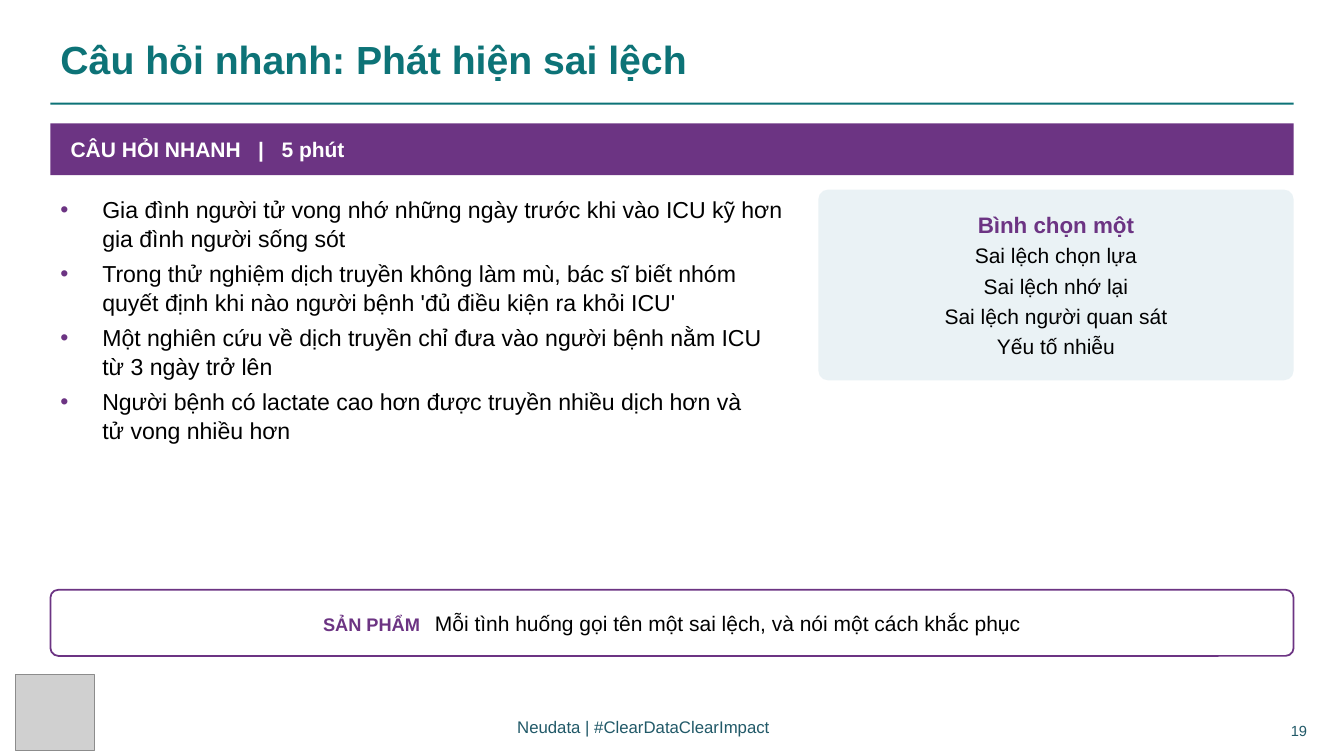
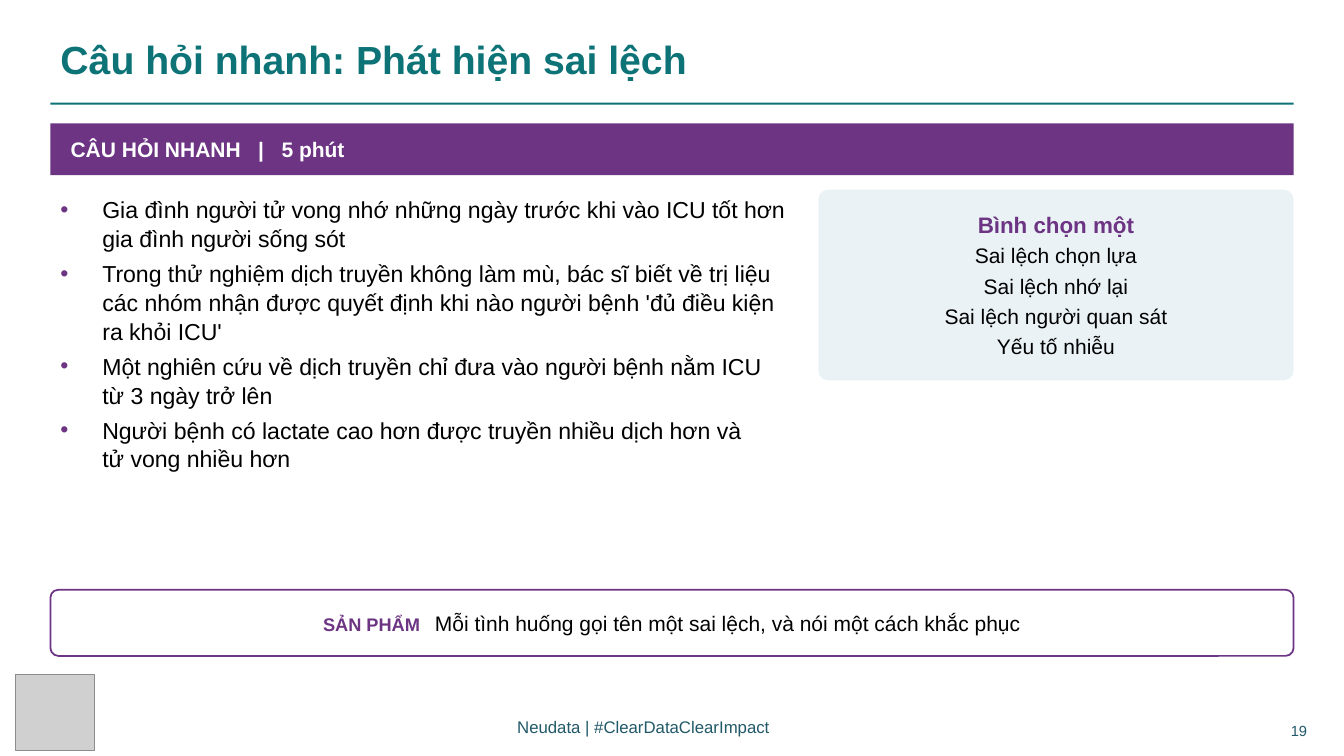
Before and after one commit to neu-data/FoundationsofClinicalResearch, a slide deck: slide 19 of vi/files/slides/Session_4_VN.pptx. Drawn at 1344x756 pixels with LibreOffice and Linux fonts; fonts in the diff are those of the drawing; grey boxes stand for pictures. Boxes give left, top, right and bottom in pixels: in the first picture for what was removed or moved away, otherwise in the second. Text is boxed around its words. In the diff, an @@ line names an element or a change of style, - is before the commit and + after.

```diff
--- a/vi/files/slides/Session_4_VN.pptx
+++ b/vi/files/slides/Session_4_VN.pptx
@@ text at (x1=102, y1=200, x2=785, y2=341): text changed @@
-• Gia đình người tử vong nhớ những ngày trước khi vào ICU kỹ hơn gia đình người sống sót
-• Trong thử nghiệm dịch truyền không làm mù, bác sĩ biết nhóm quyết định khi nào người bệnh 'đủ điều kiện ra khỏi ICU'
+• Gia đình người tử vong nhớ những ngày trước khi vào ICU tốt hơn gia đình người sống sót
+• Trong thử nghiệm dịch truyền không làm mù, bác sĩ biết về trị liệu các nhóm nhận được quyết định khi nào người bệnh 'đủ điều kiện ra khỏi ICU'
```
Also in this commit, not shown: 17 other slides changed, 2 slides added, 44 other files.
